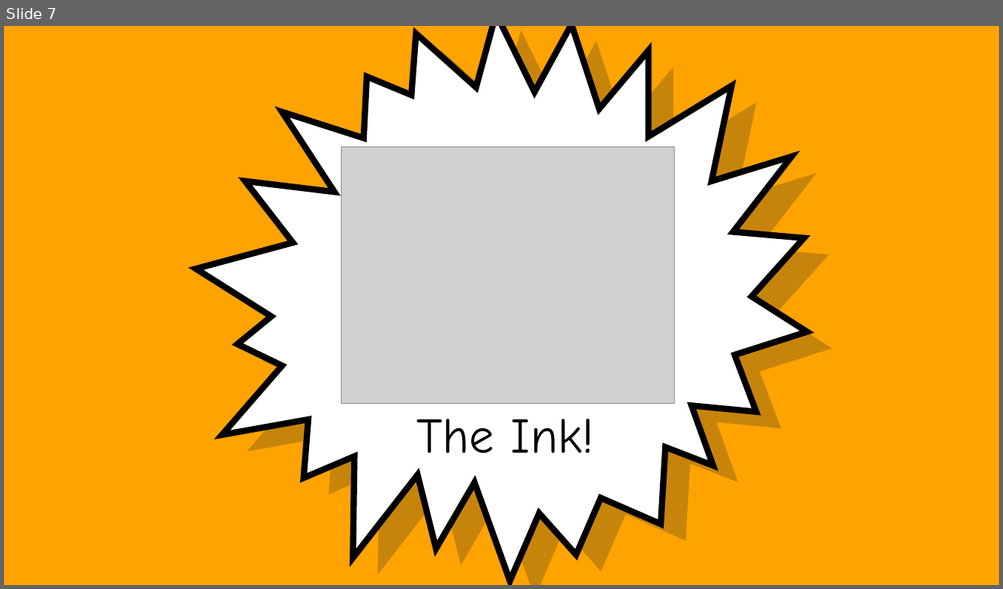
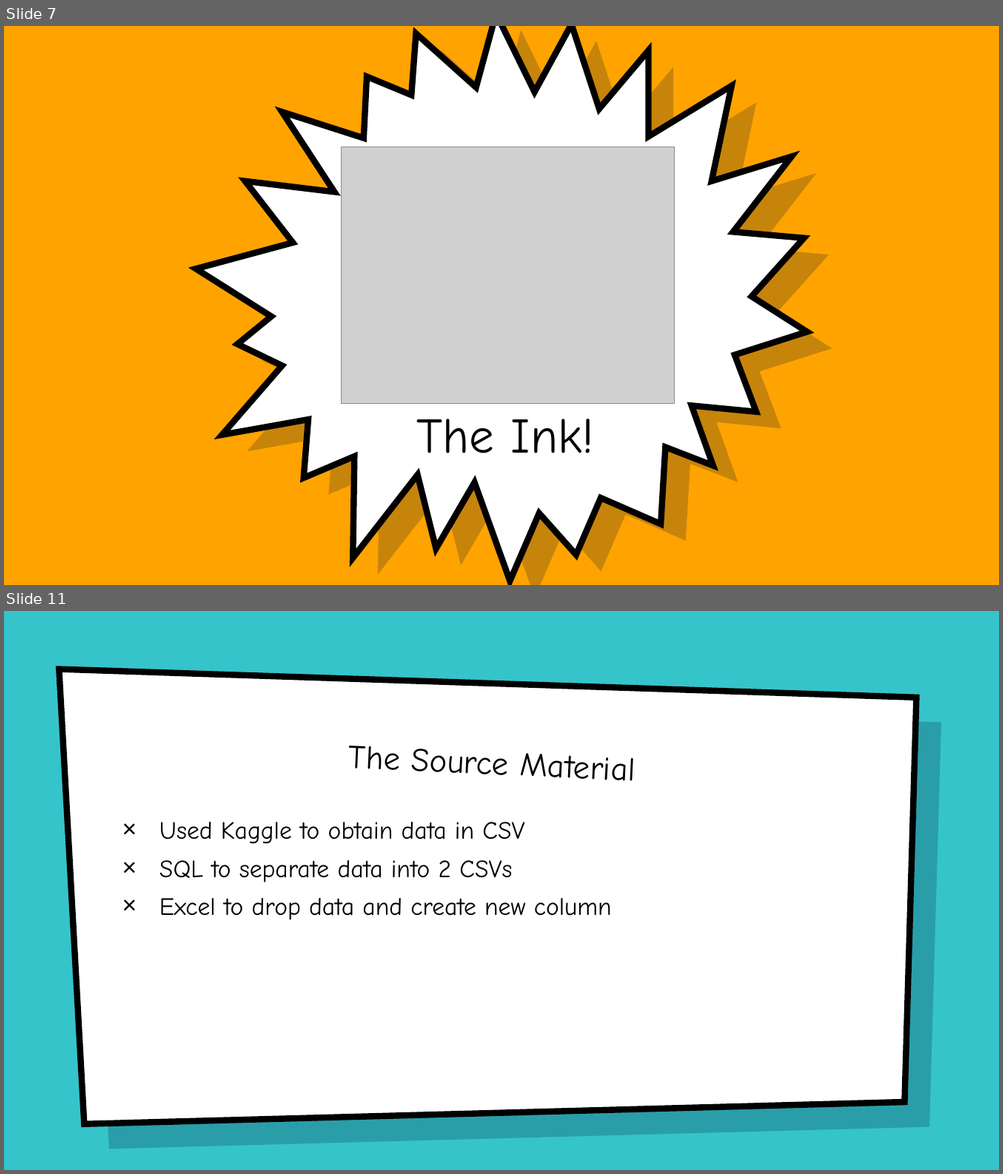
Before and after one commit to drewrya/superhero, a slide deck: The Superhero Super Database!.pptx. Shown one above the other, each under a label of ours: slide 7 before the commit, slides 7 and 11 after it; the slides between them are not shown. The pictures are 1003x589 and 1003x1174 pixels, drawn with LibreOffice and Linux fonts; fonts in the diff are those of the drawing; grey boxes stand for pictures; background and template pictures are left out. Boxes give left, top, right and bottom in pixels: in the first picture for what was removed or moved away, otherwise in the second. Text is boxed around its words. In the diff, an @@ line names an element or a change of style, - is before the commit and + after.

Commit message:
ppt update

```diff
--- a/The Superhero Super Database!.pptx
+++ b/The Superhero Super Database!.pptx
@@ slide 11 added at [4, 611, 999, 1170], background picture (left out) @@
@@ freeform shape added at [60, 669, 916, 1125], fill #FFFFFF, outline #000000 6 pt @@
@@ freeform shape added at [84, 694, 941, 1149], fill #001936 at 22% opacity @@
@@ title added at [348, 746, 634, 781], 32 pt, text #000000 @@
+The Source Material
@@ text added at [159, 822, 612, 920], 24 pt, text #000000 @@
+× Used Kaggle to obtain data in CSV
+× SQL to separate data into 2 CSVs
+× Excel to drop data and create new column
```
Also in this commit, not shown: 3 other slides added, 4 slides removed.
